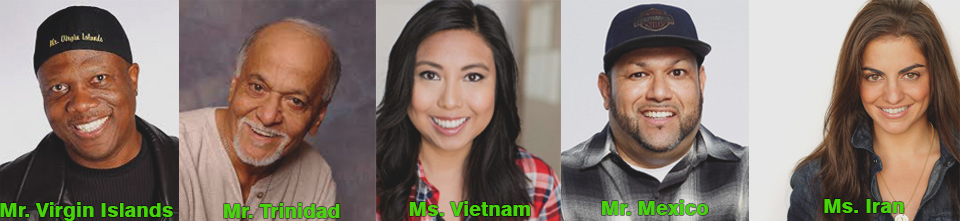
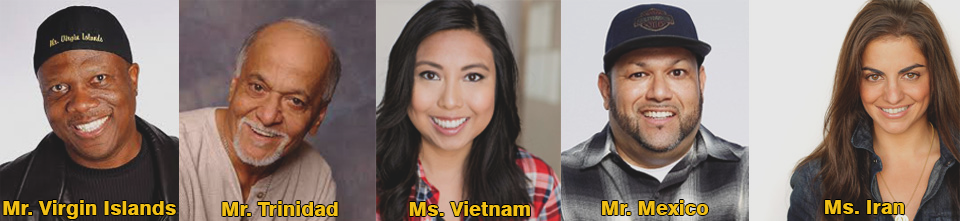
Layer changes from the first 960x221 image to the second:
painted on "Ms. Iran" over bbox(824, 199, 904, 214)
painted on "Mr. Mexico" over bbox(602, 200, 709, 215)
painted on "Ms. Vietnam" over bbox(409, 201, 530, 216)
painted on "Mr. Trinidad" over bbox(222, 201, 340, 218)
painted on "Mr. Virgin Islands" over bbox(0, 200, 176, 221)
